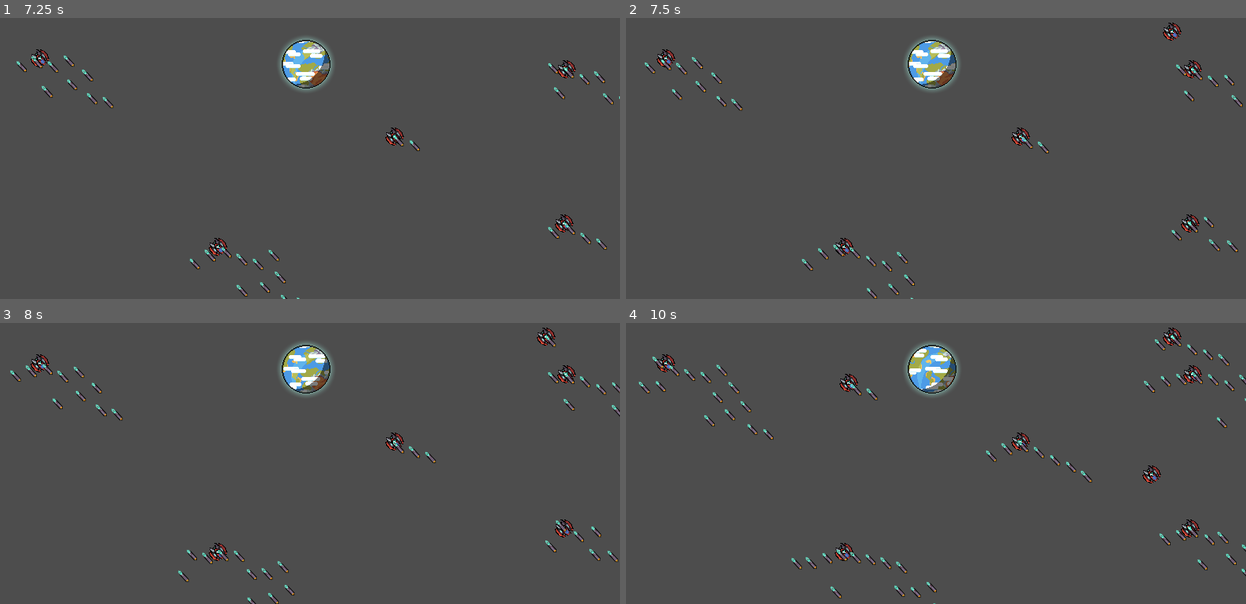
Above: before the commit, frames 1-4 (two rows, left to right).
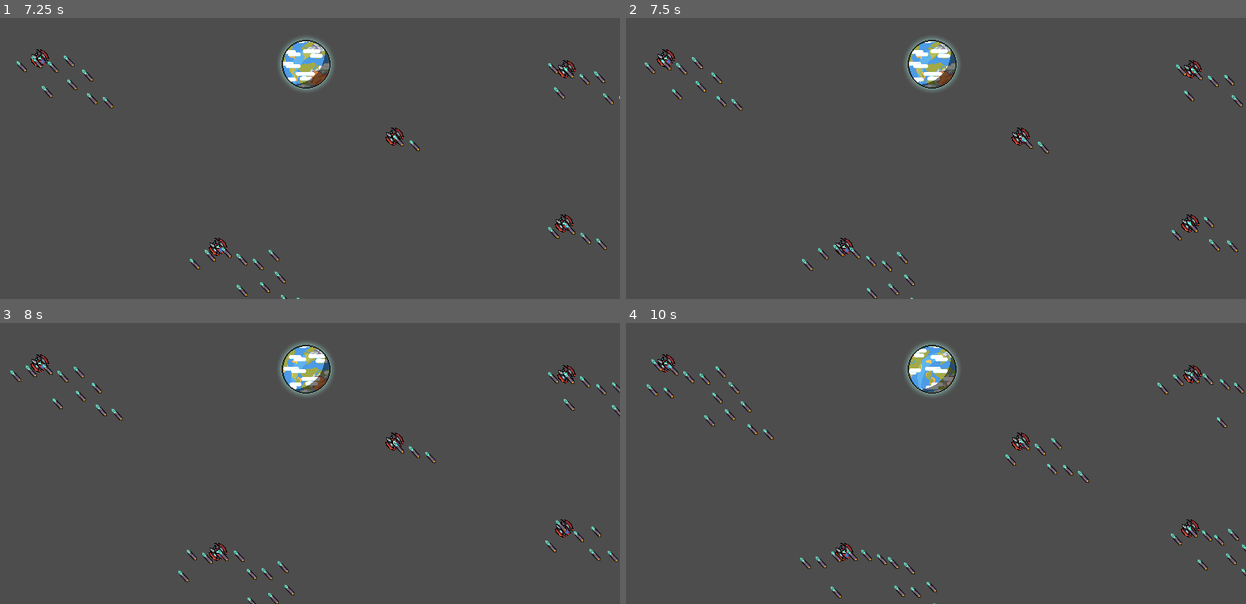
Above: after the commit, the same moments.

Repository: ethanmil/trijam-261
Game: Godot game, scene res://main.tscn
Two runs of this game, one before a commit and one after it. Both use one fixed random seed, a clock stepped at 60 frames per second and the inputs below.
Inputs:
- Up to frame 1 (7.25 s): tap Enter at 0.5 s
- Up to frame 2 (7.5 s): no input
- Up to frame 3 (8 s): no input
- Up to frame 4 (10 s): no input

Frame 1 is identical in both runs. In frame 2, 0.1% of the frame differs, in the area x 86-90%, y 1-9%; in frame 3, 0.1%; in frame 4, 2.1%, in the area x 2-100%, y 1-90%.

Commit message:
set enemy spawn limit

Diff:
--- a/enemy.gd
+++ b/enemy.gd
@@ -13,7 +13,6 @@
 
 
 func _on_missle_spawn_timeout():
-	print("spawn missle")
 	var newMissle = missle.instantiate()
 
 	add_child(newMissle)
--- a/main.gd
+++ b/main.gd
@@ -1,6 +1,8 @@
 extends Node2D
 
 var enemy = preload("res://enemy.tscn")
+var enemy_limit = 5
+var enemy_count = 0
 
 # Called when the node enters the scene tree for the first time.
 func _ready():
@@ -13,20 +15,16 @@
 
 
 func _on_enemy_spawn_timeout():
-	print("timeout executed")
-	var newEnemy = enemy.instantiate()
+	if enemy_count < enemy_limit:
+		var newEnemy = enemy.instantiate()
 
-	var enemySize = newEnemy.get_node("Sprite2D").texture.get_size()
+		var enemySize = newEnemy.get_node("Sprite2D").texture.get_size()
 
-	var x = randi_range(0, get_viewport().size.x - enemySize.x)
-	var y = randi_range(0, get_viewport().size.y - enemySize.y)
+		var x = randi_range(0, get_viewport().size.x - enemySize.x)
+		var y = randi_range(0, get_viewport().size.y - enemySize.y)
 
-	print("x", x)
-	print("y", y)
+		newEnemy.position = Vector2(x, y)
 
-	newEnemy.position = Vector2(x, y)
-
-	print("pos", newEnemy.position)
-
-	add_child(newEnemy)
+		add_child(newEnemy)
+		enemy_count += 1
 	pass # Replace with function body.
Not shown: 1 places in main.tscn that only renumber resources
